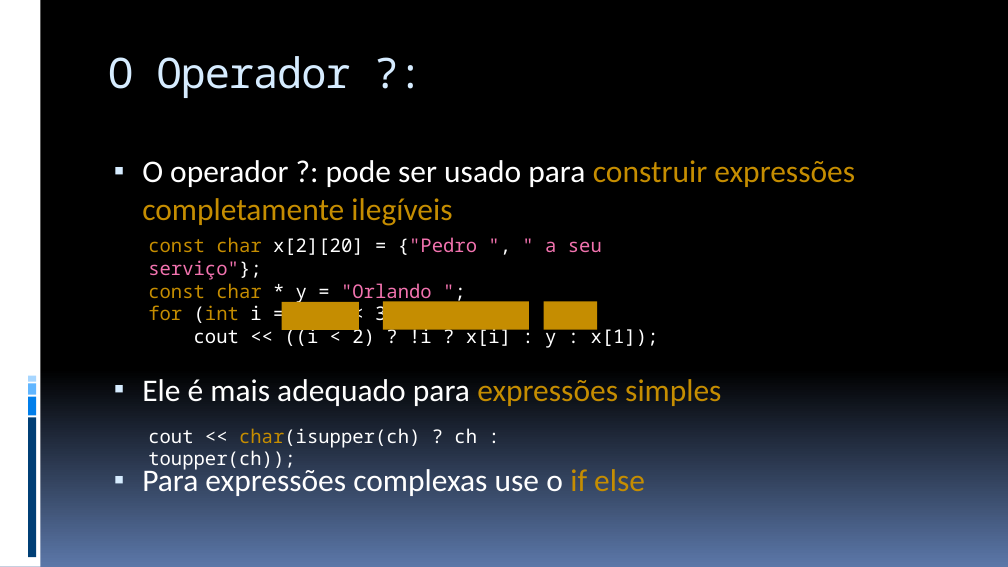
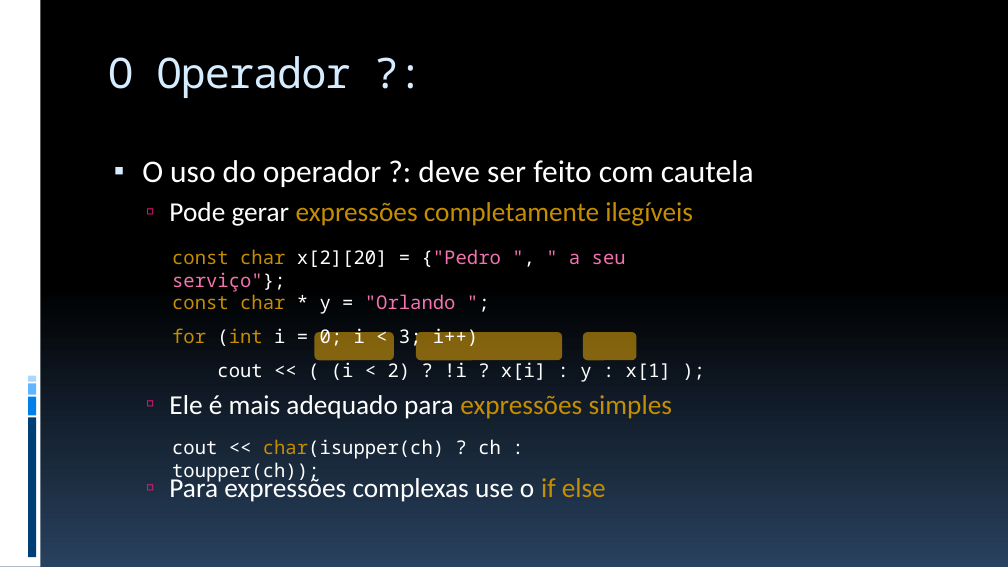
Before and after one commit to JudsonSS/ProgComp, a slide deck: slide 11 of Slides/22. Instrução de Desvio Switch.pptx. Drawn at 1008x567 pixels with LibreOffice and Linux fonts; fonts in the diff are those of the drawing. Boxes give left, top, right and bottom in pixels: in the first picture for what was removed or moved away, otherwise in the second. Text is boxed around its words. In the diff, an @@ line names an element or a change of style, - is before the commit and + after.

```diff
--- a/Slides/22. Instrução de Desvio Switch.pptx
+++ b/Slides/22. Instrução de Desvio Switch.pptx
@@ background gradient #000000 to #5B77A8 to gradient #000000 to #28415E @@
@@ text at (142,160,754,226): text changed; size 30 to 26 pt; text colour #C58D01 to #FFFFFF @@
-▪ O operador ?: pode ser usado para construir expressões completamente ilegíveis
+▪ O uso do operador ?: deve ser feito com cautela
+  ▫ Pode gerar expressões completamente ilegíveis
@@ text "const char x[2][20] = {"Pedro ...": place and size @@
-text "const char x[2][20] = {"Pedro ..." at (148,237,659,346)
+text "const char x[2][20] = {"Pedro ..." at (172,249,671,382)
@@ text at (172,326,478,350): line spacing 1 to 1.5 @@
@@ rounded rectangle: place and size @@
-rounded rectangle at (282,302,359,330)
+rounded rectangle at (315,332,394,360)
@@ rounded rectangle: place and size @@
-rounded rectangle at (383,302,529,330)
+rounded rectangle at (416,332,562,360)
@@ rectangle to rounded rectangle; fill #C58D01 to #FEB80A at 50% opacity in 3 elements at (416,332,562,360), (315,332,394,360), (583,332,637,360) @@
@@ rounded rectangle: place and size @@
-rounded rectangle at (544,302,597,330)
+rounded rectangle at (583,332,637,360)
@@ text at (217,362,671,382): text changed @@
-cout << ((i < 2) ? !i ? x[i] : y : x[1]);
+cout << ( (i < 2) ? !i ? x[i] : y : x[1] );
@@ text at (169,395,673,502): size 30 to 26 pt in "Ele é mais adequado para expressões simples", "Para expressões complexas use o if else"; bullet ▪ to ▫; list level 1 to 2 in "Ele é mais adequado para ..."; bullet colour #D6ECFF to #EA157A; list level 1 to 2 in "Para expressões complexas use o ..." @@
@@ text "cout << char(isupper(ch) ? ch ...": place and size @@
-text "cout << char(isupper(ch) ? ch ..." at (148,428,477,472)
+text "cout << char(isupper(ch) ? ch ..." at (172,439,501,483)
```
Also in this commit, not shown: 29 other slides changed, 7 other files.
